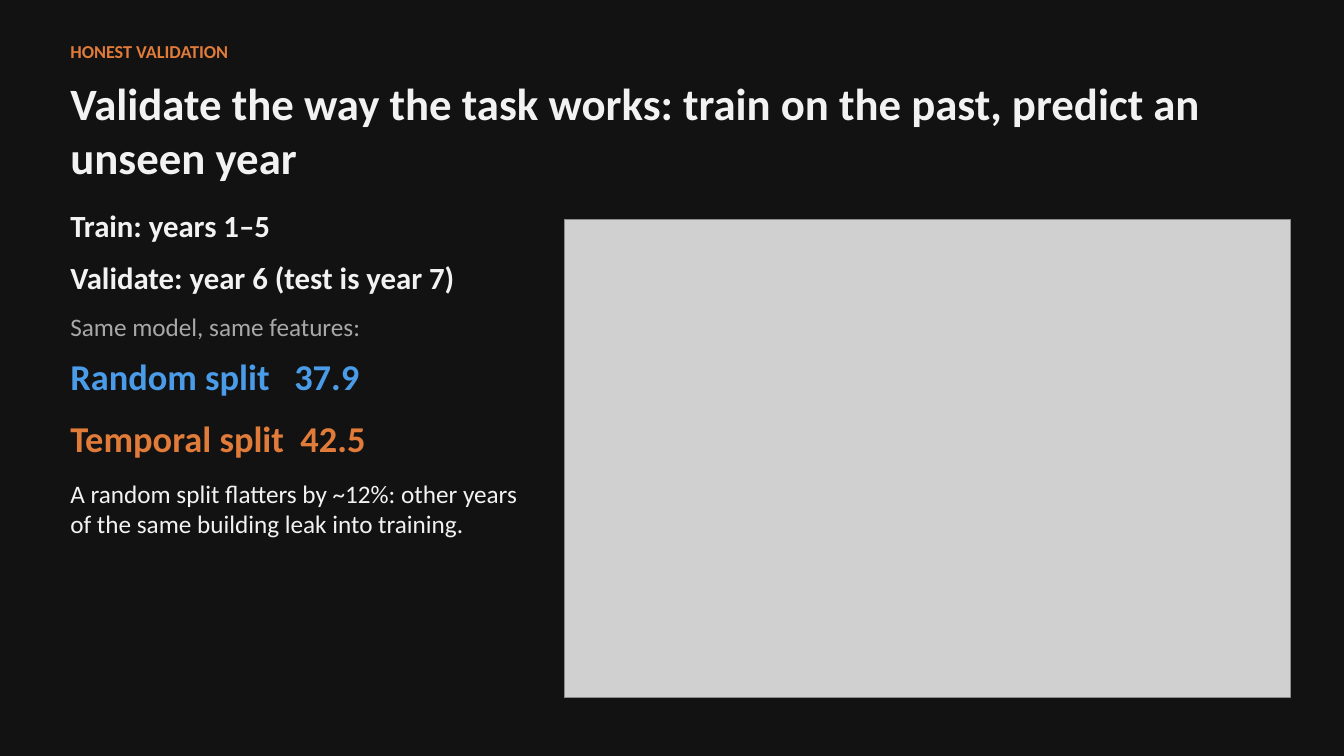
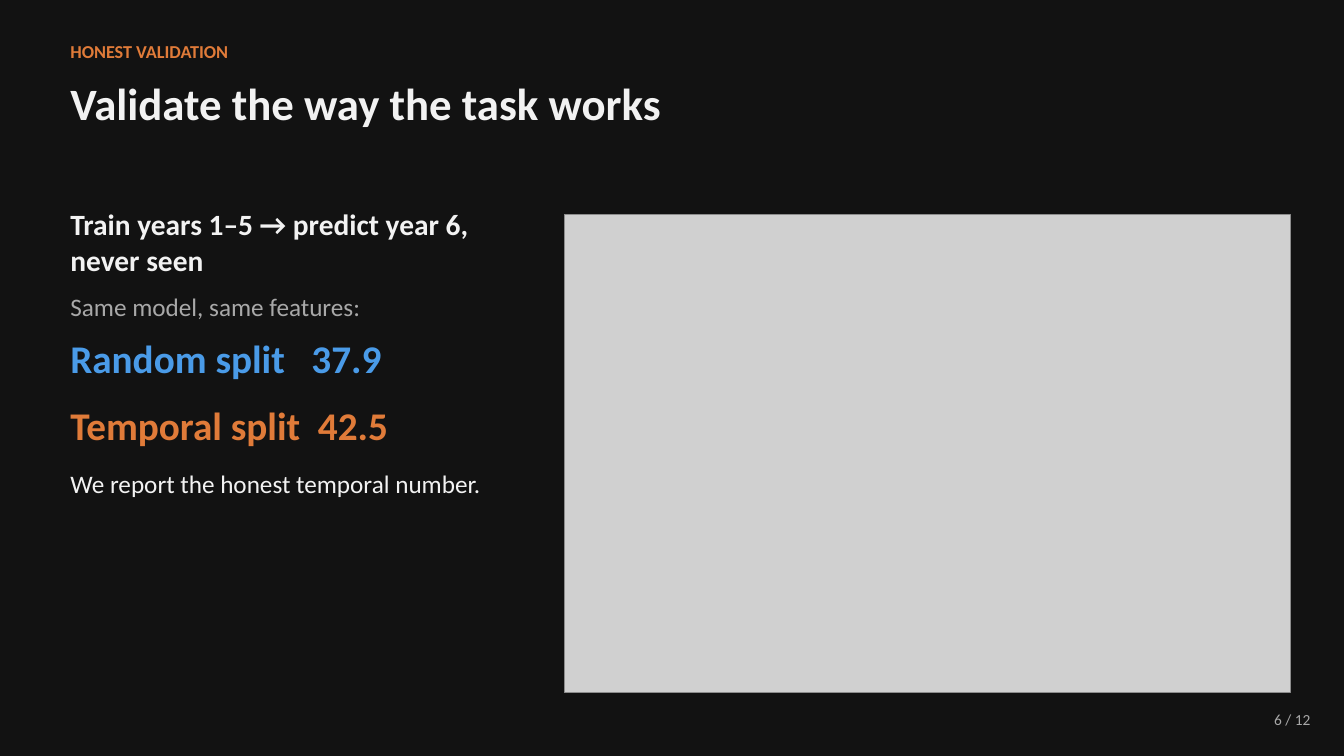
Before and after one commit to JoshiiWahWah/ntu-matlab-hackathon-2026, a slide deck: slide 6 of docs/demo_slides.pptx (slide 5 before the commit). Drawn at 1344x756 pixels with LibreOffice and Linux fonts; fonts in the diff are those of the drawing; grey boxes stand for pictures. Boxes give left, top, right and bottom in pixels: in the first picture for what was removed or moved away, otherwise in the second. Text is boxed around its words. In the diff, an @@ line names an element or a change of style, - is before the commit and + after.

```diff
--- a/docs/demo_slides.pptx
+++ b/docs/demo_slides.pptx
@@ text at <box>70,88,661,127</box>: text changed @@
-Validate the way the task works: train on the past, predict an unseen year
+Validate the way the task works
@@ text at <box>70,214,468,272</box>: text changed; size 22 to 21 pt @@
-Train: years 1–5
-Validate: year 6 (test is year 7)
+Train years 1–5 → predict year 6, never seen
@@ picture: place and size @@
-picture at <box>565,220,1291,698</box>
+picture at <box>565,215,1291,693</box>
@@ text at <box>70,345,388,446</box>: size 26 to 28 pt in "Random split 37.9", "Temporal split 42.5"; more space between paragraphs @@
@@ text at <box>70,475,480,497</box>: text changed @@
-A random split flatters by ~12%: other years of the same building leak into training.
+We report the honest temporal number.
@@ text added at <box>1274,714,1311,725</box>, 11 pt, text #A8A8A8 @@
+6 / 12
```
Also in this commit, not shown: 8 other slides changed, 3 slides added, 1 slide removed, 2 other files.
